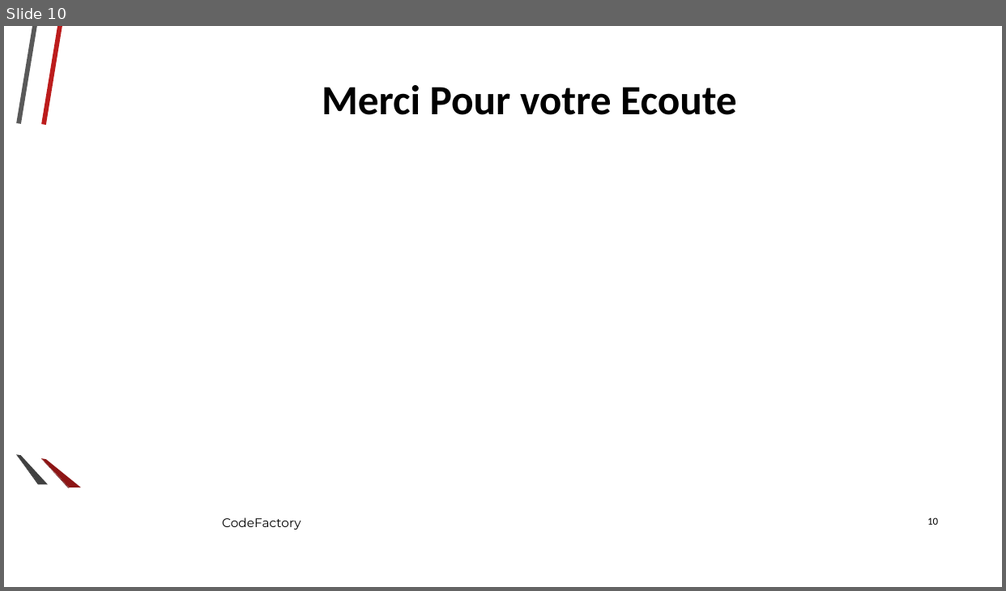
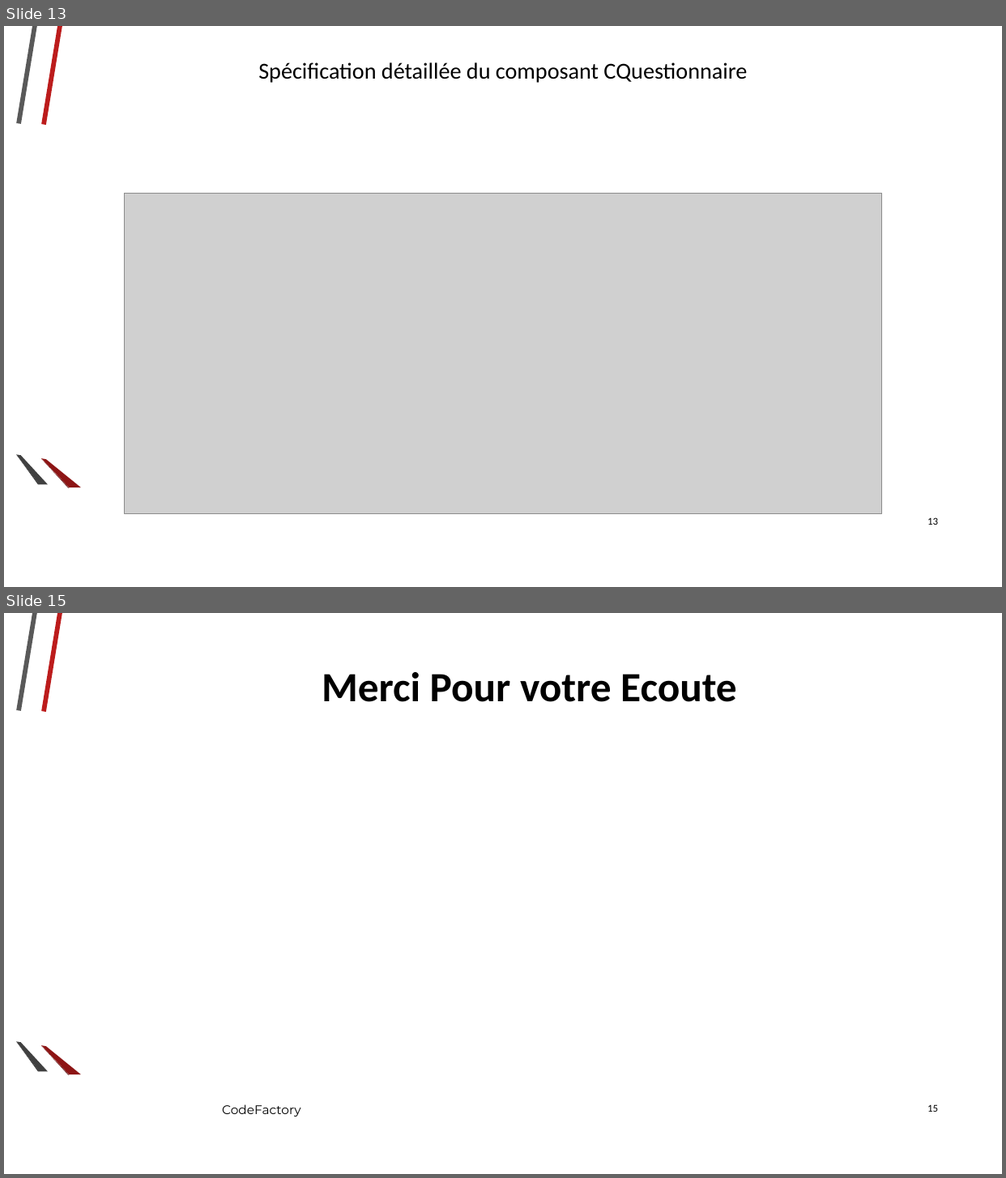
Before and after one commit to Ashmouth/IL, a slide deck: Diaporama/Diaporama2.odp. Shown one above the other, each under a label of ours: slide 10 before the commit, slides 13 and 15 after it; the slides between them are not shown. The pictures are 1006x591 and 1006x1178 pixels, drawn with LibreOffice and Linux fonts; fonts in the diff are those of the drawing; grey boxes stand for pictures; background and template pictures are left out. Boxes give left, top, right and bottom in pixels: in the first picture for what was removed or moved away, otherwise in the second. Text is boxed around its words. In the diff, an @@ line names an element or a change of style, - is before the commit and + after.

```diff
--- a/Diaporama/Diaporama2.odp
+++ b/Diaporama/Diaporama2.odp
@@ slide 13 added at (4, 26, 1002, 587), background picture (left out); not listed: 6 template elements that a slide beside it also shows @@
@@ title added at (258, 62, 747, 83), 22 pt, text #000000 @@
+Spécification détaillée du composant CQuestionnaire
@@ picture added at (125, 193, 881, 514) @@
@@ page number added at (927, 518, 938, 525), 10 pt, text #000000 @@
+13
@@ what was slide 10 is now slide 15 @@
@@ page number at (927, 1105, 938, 1112): text changed @@
-10
+15
```
Also in this commit, not shown: 5 slides changed, 6 other slides added, 2 slides removed.
